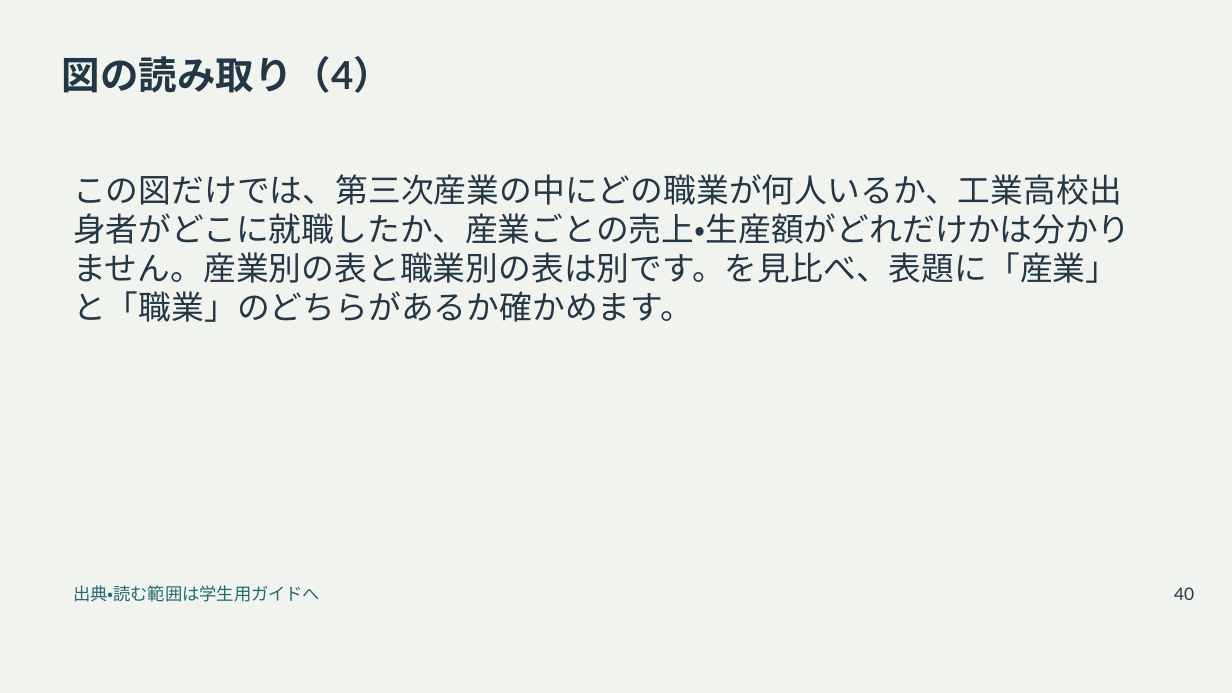
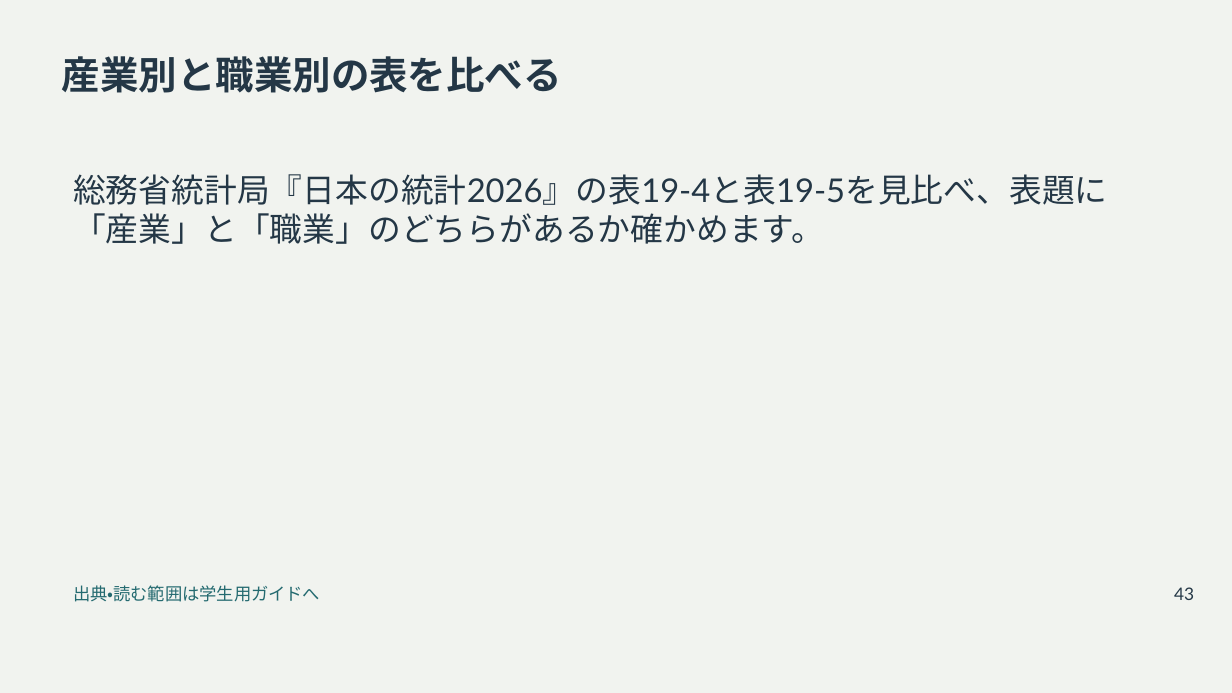
Before and after one commit to zooc-14calbp/industrial-education-ii, a slide deck: slide 43 of reorganized/20261105/main/01/slides.pptx (slide 40 before the commit). Drawn at 1232x693 pixels with LibreOffice and Linux fonts; fonts in the diff are those of the drawing. Boxes give left, top, right and bottom in pixels: in the first picture for what was removed or moved away, otherwise in the second. Text is boxed around its words. In the diff, an @@ line names an element or a change of style, - is before the commit and + after.

```diff
--- a/reorganized/20261105/main/01/slides.pptx
+++ b/reorganized/20261105/main/01/slides.pptx
@@ title at bbox=[62, 56, 562, 93]: text changed @@
-図の読み取り（4）
+産業別と職業別の表を比べる
@@ text at bbox=[73, 174, 1108, 244]: text changed @@
-この図だけでは、第三次産業の中にどの職業が何人いるか、工業高校出身者がどこに就職したか、産業ごとの売上・生産額がどれだけかは分かりません。産業別の表と職業別の表は別です。を見比べ、表題に「産業」と「職業」のどちらがあるか確かめます。
+総務省統計局『日本の統計2026』の表19-4と表19-5を見比べ、表題に「産業」と「職業」のどちらがあるか確かめます。
@@ text at bbox=[1174, 587, 1194, 600]: text changed @@
-40
+43
```
Also in this commit, not shown: 46 other slides changed, 5 slides added, 18 other files.
